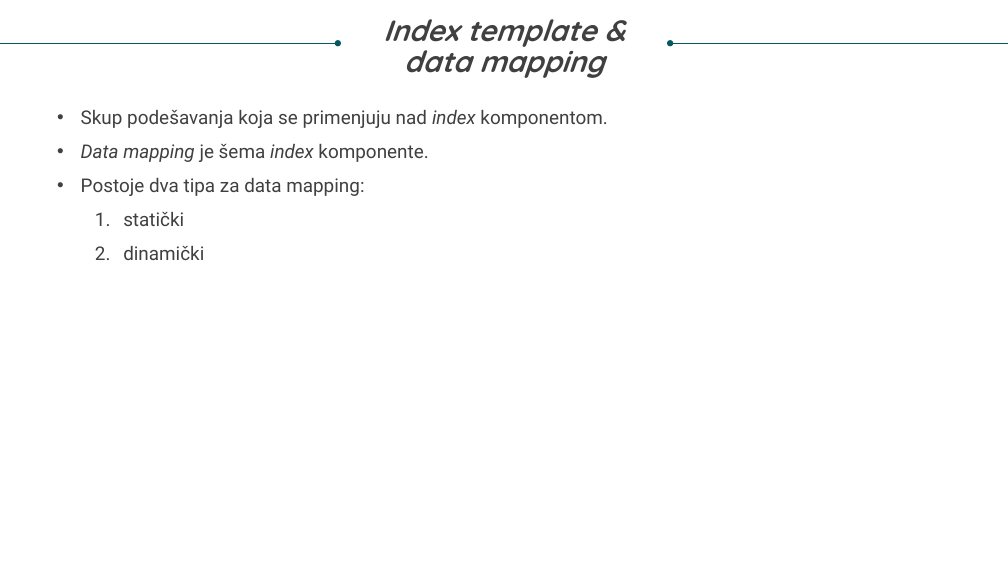
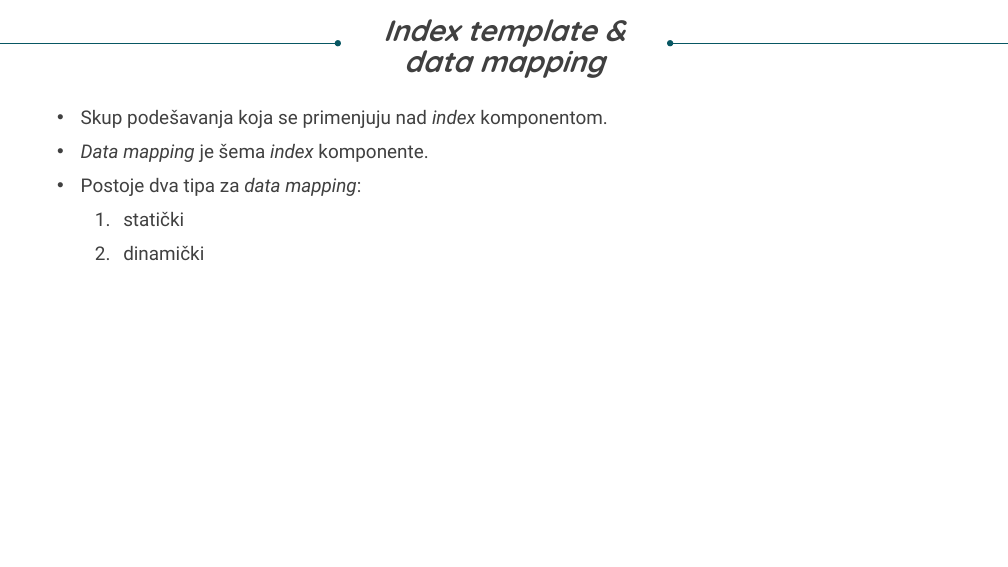
Before and after one commit to Nevenaa01/DebugIt, a slide deck: slide 11 of Nevena Gligorov diplomski prezentacija.pptx. Drawn at 1008x567 pixels with LibreOffice and Linux fonts; fonts in the diff are those of the drawing. Boxes give left, top, right and bottom in pixels: in the first picture for what was removed or moved away, otherwise in the second. Text is boxed around its words. In the diff, an @@ line names an element or a change of style, - is before the commit and + after.

```diff
--- a/Nevena Gligorov diplomski prezentacija.pptx
+++ b/Nevena Gligorov diplomski prezentacija.pptx
@@ text at (81,178,361,196): italic on in "data mapping:" @@
```
Also in this commit, not shown: 12 other slides changed, 1 slide added, 3 other files.
